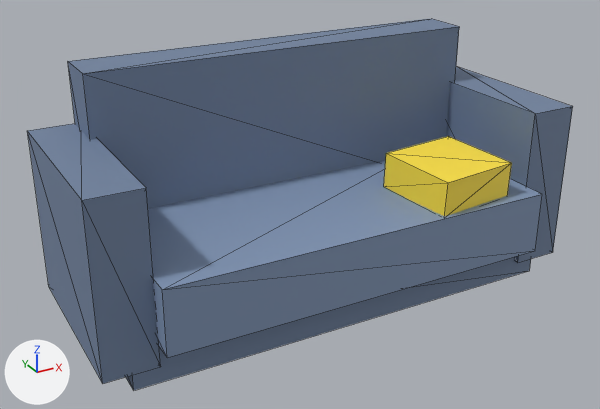
An edit to the Blender file models/objects/10_sofa.blend, drawn before and after from the same camera.
Camera for both pictures: a 50 mm lens placed at (-2.25, -3.96, 2.54), pointed at (-0.11, -0.07, 0.6). The axes (+X, +Y, +Z) are drawn at lower left. The lights are the same throughout. The first picture is the older version. Mesh edges are drawn as thin lines.

The older version as bpy lines, for what is in view:
```python
me_part_1_015 = bpy.data.meshes.new('part_1.015')
me_part_1_015.from_pydata(...)  # a box spanning x -0.98..0.98, y -0.14..0.14, z -0.39..0.39
me_part_1_015.materials.append(mat_15_sofa_1)  # blue #71839f
me_part_5_014 = bpy.data.meshes.new('part_5.014')
me_part_5_014.from_pydata(...)  # a box spanning x -0.11..0.11, y -0.36..0.36, z -0.375..0.375
me_part_5_014.materials.append(mat_15_sofa_5)  # blue #71839f
me_part_6_011 = bpy.data.meshes.new('part_6.011')
me_part_6_011.from_pydata(...)  # a box spanning x -0.19..0.19, y -0.19..0.19, z -0.08..0.08
me_part_6_011.materials.append(mat_15_sofa_6)  # yellow #ffe342
ob_part_1 = bpy.data.objects.new('part_1', me_part_1_015)
ob_part_1.parent = ob_world
ob_part_1.location = (0.0, -0.146, 0.0)
ob_part_5 = bpy.data.objects.new('part_5', me_part_5_014)
ob_part_5.parent = ob_world
ob_part_5.location = (0.98, -0.446, -0.00506)
ob_part_5.scale = (1.0, 1.0, 1.09)
ob_part_6 = bpy.data.objects.new('part_6', me_part_6_011)
ob_part_6.parent = ob_world
ob_part_6.location = (0.52, -0.545, -0.28)
ob_part_6.rotation_euler = (1.606, -0.12, -0.00425)  # degrees (92, -6.9, -0.2)
# also in view: 'part_3' at (0.0, 0.38, 0.91); 'part_2' at (0.0, -0.16, 0.44); 'part_4' at (-1.32, 0.0, 0.6)
```
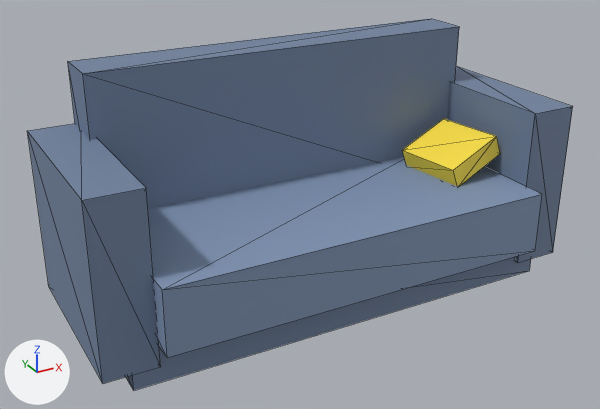
Changed parts and their boxes [x1, y1, x2, y2] in the pictures (600 x 409 px):
'part_6', moved, turned, rescaled
    before: [384, 136, 512, 216]
    after: [402, 119, 500, 186]

Edits to the bpy script that builds the scene:
```text
Change ob_part_6:
    ob_part_6.location: (0.52, -0.545, -0.28) -> (0.701, -0.554, -0.076)
    ob_part_6.rotation_euler: (1.606, -0.12, -0.00425) -> (1.606, -0.12, -0.378)  # degrees (92, -6.9, -0.2) -> degrees (92, -6.9, -22)
    ob_part_6.scale: (1.0, 1.0, 1.0) -> (0.751, 0.878, 0.612)
```
